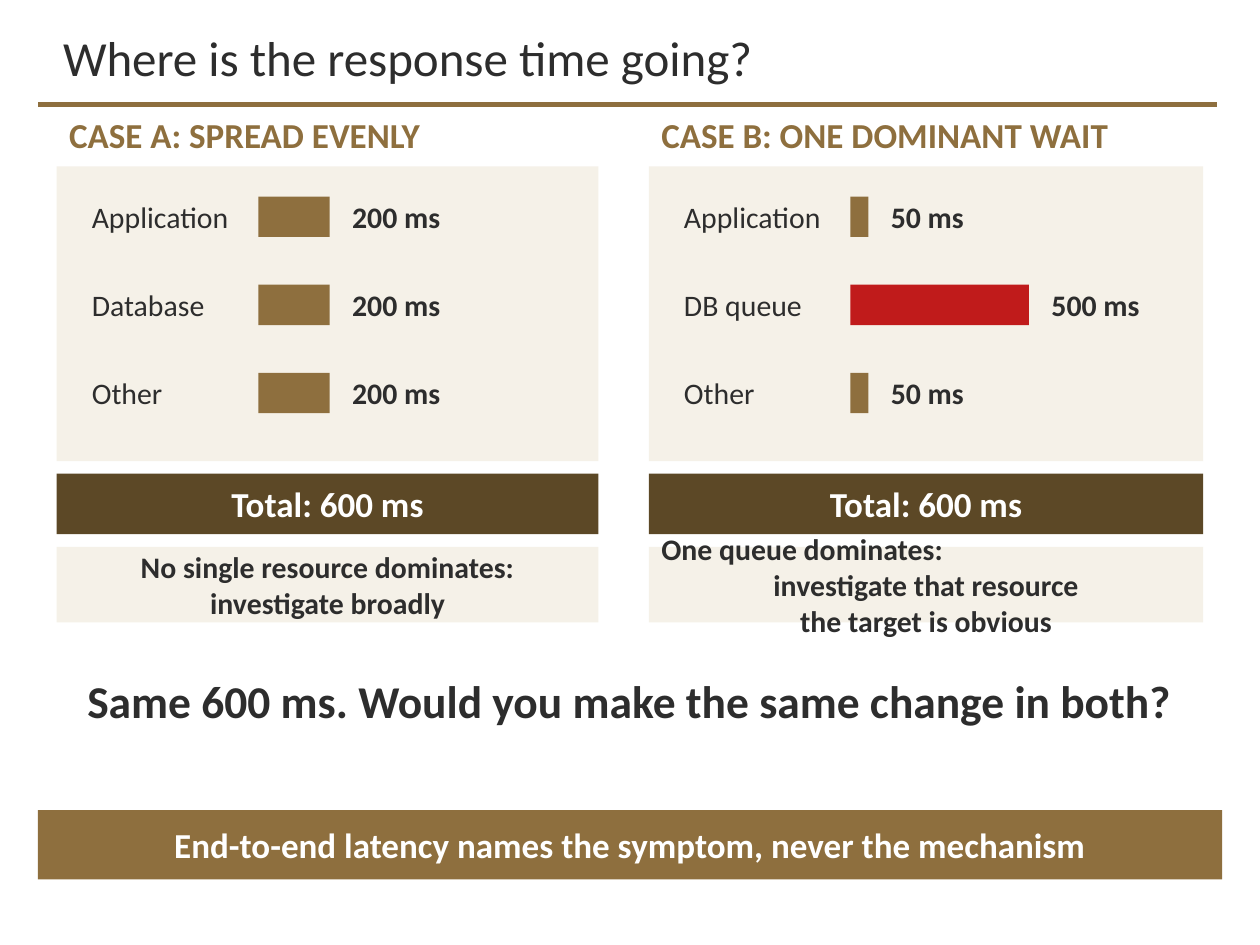
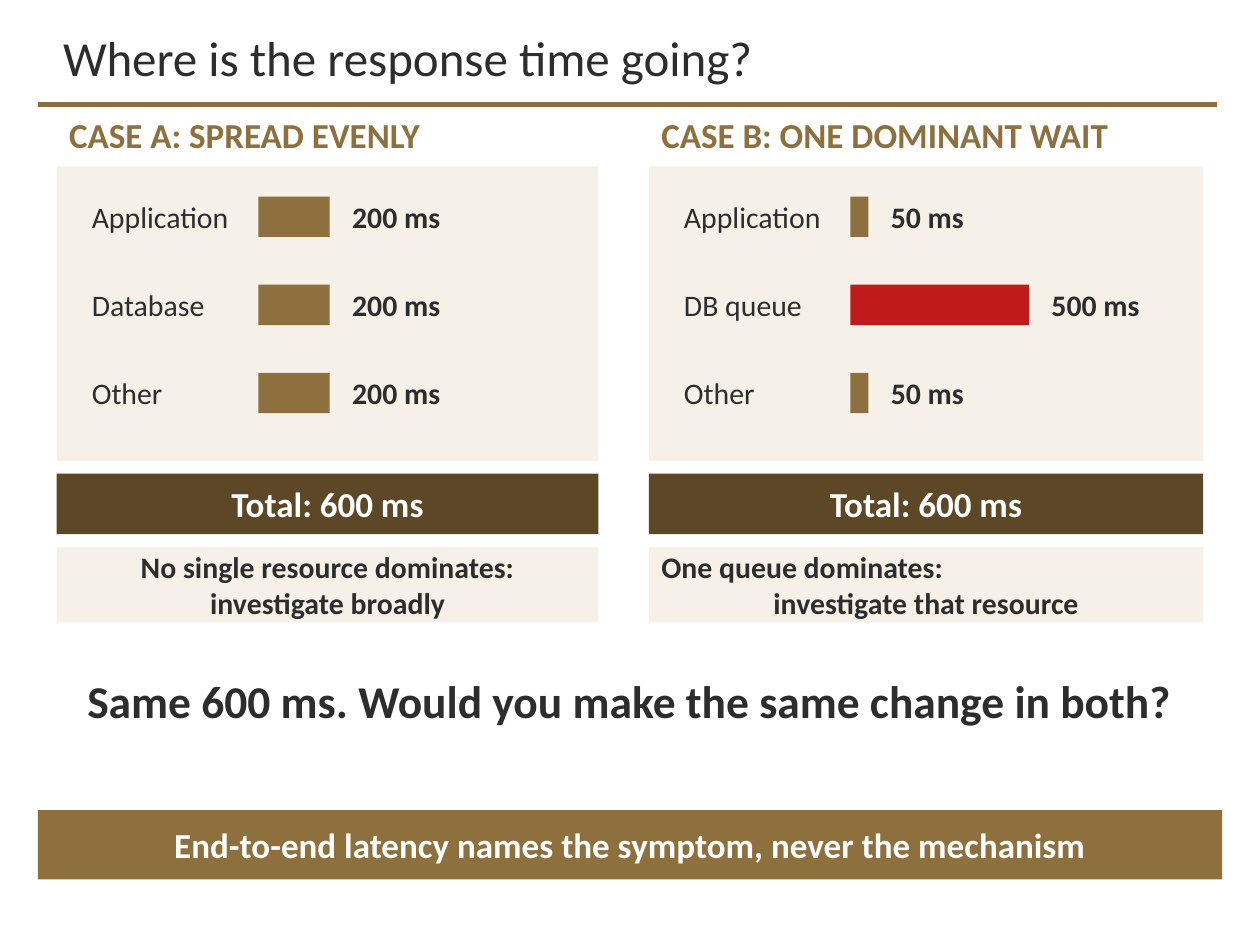
Before and after one commit to davisjam/model-based-agentic-software-engineering, a slide deck: slide 7 of course/lectures/act-3-software-in-the-world/04-performance-and-reliability/3-4-Performance-and-Reliability-1-Performance-Engineering.pptx. Drawn at 1260x945 pixels with LibreOffice and Linux fonts; fonts in the diff are those of the drawing; background and template pictures are left out. Boxes give left, top, right and bottom in pixels: in the first picture for what was removed or moved away, otherwise in the second. Text is boxed around its words. In the diff, an @@ line names an element or a change of style, - is before the commit and + after.

```diff
--- a/course/lectures/act-3-software-in-the-world/04-performance-and-reliability/3-4-Performance-and-Reliability-1-Performance-Engineering.pptx
+++ b/course/lectures/act-3-software-in-the-world/04-performance-and-reliability/3-4-Performance-and-Reliability-1-Performance-Engineering.pptx
@@ text in rectangle at [800, 611, 1052, 637]: paragraph removed @@
-the target is obvious
```
